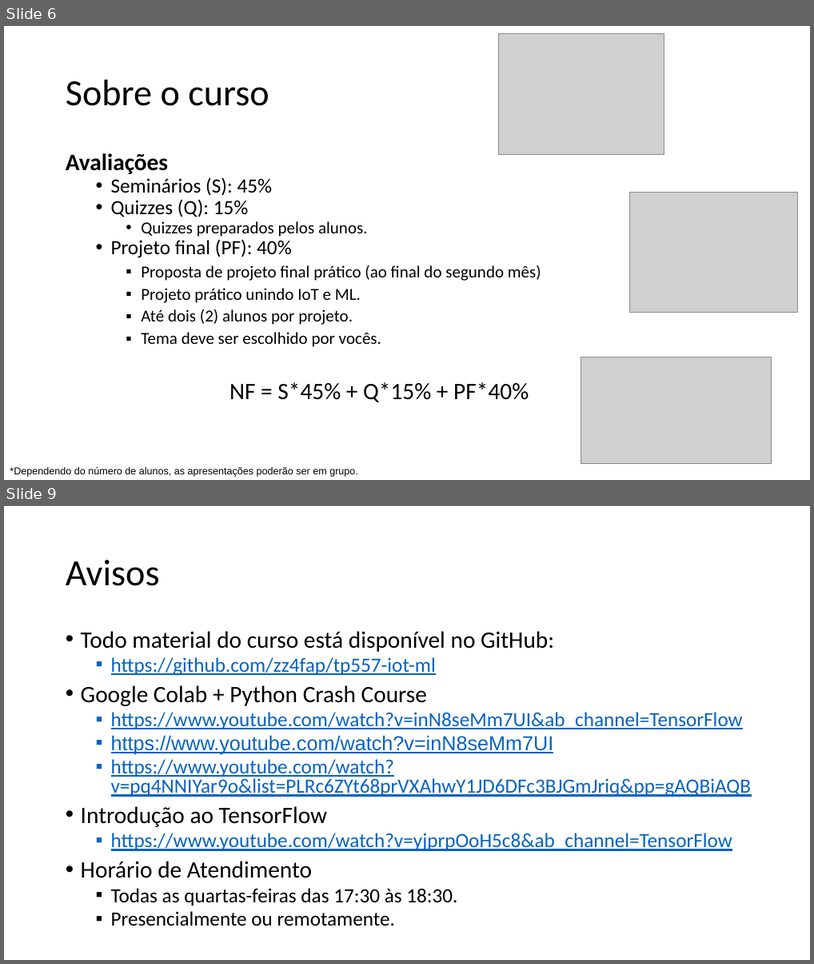
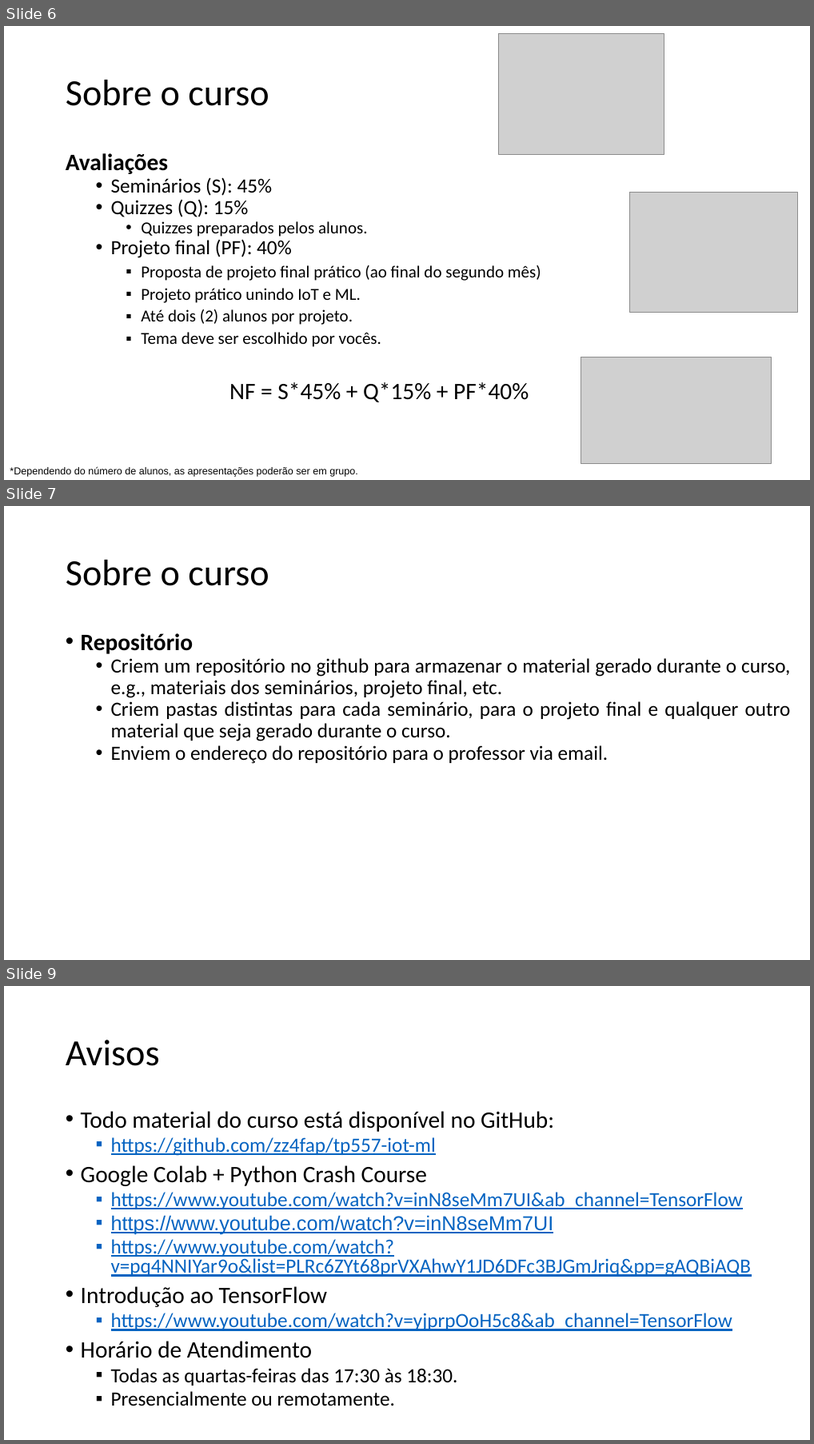
Before and after one commit to zz4fap/tp558-adv-ml, a slide deck: slides/TP558_1_Introdução_ao_curso.pptx. Shown one above the other, each under a label of ours: slides 6 and 9 before the commit, slides 6, 7 and 9 after it; the slides between them are not shown. The pictures are 814x964 and 814x1444 pixels, drawn with LibreOffice and Linux fonts; fonts in the diff are those of the drawing; grey boxes stand for pictures. Boxes give left, top, right and bottom in pixels: in the first picture for what was removed or moved away, otherwise in the second. Text is boxed around its words. In the diff, an @@ line names an element or a change of style, - is before the commit and + after.

```diff
--- a/slides/TP558_1_Introdução_ao_curso.pptx
+++ b/slides/TP558_1_Introdução_ao_curso.pptx
@@ slide 7 added at [4, 506, 810, 960], background #FFFFFF @@
@@ title added at [66, 560, 269, 586], 44 pt, text #000000 @@
+Sobre o curso
@@ text added at [81, 633, 791, 764], 24 pt, text #000000 @@
+• Repositório
+  • Criem um repositório no github para armazenar o material gerado durante o curso, e.g., materiais dos seminários, projeto final, etc.
+  • Criem pastas distintas para cada seminário, para o projeto final e qualquer outro material que seja gerado durante o curso.
+  • Enviem o endereço do repositório para o professor via email.
```
Also in this commit, not shown: 1 slide changed, 1 slide removed.
